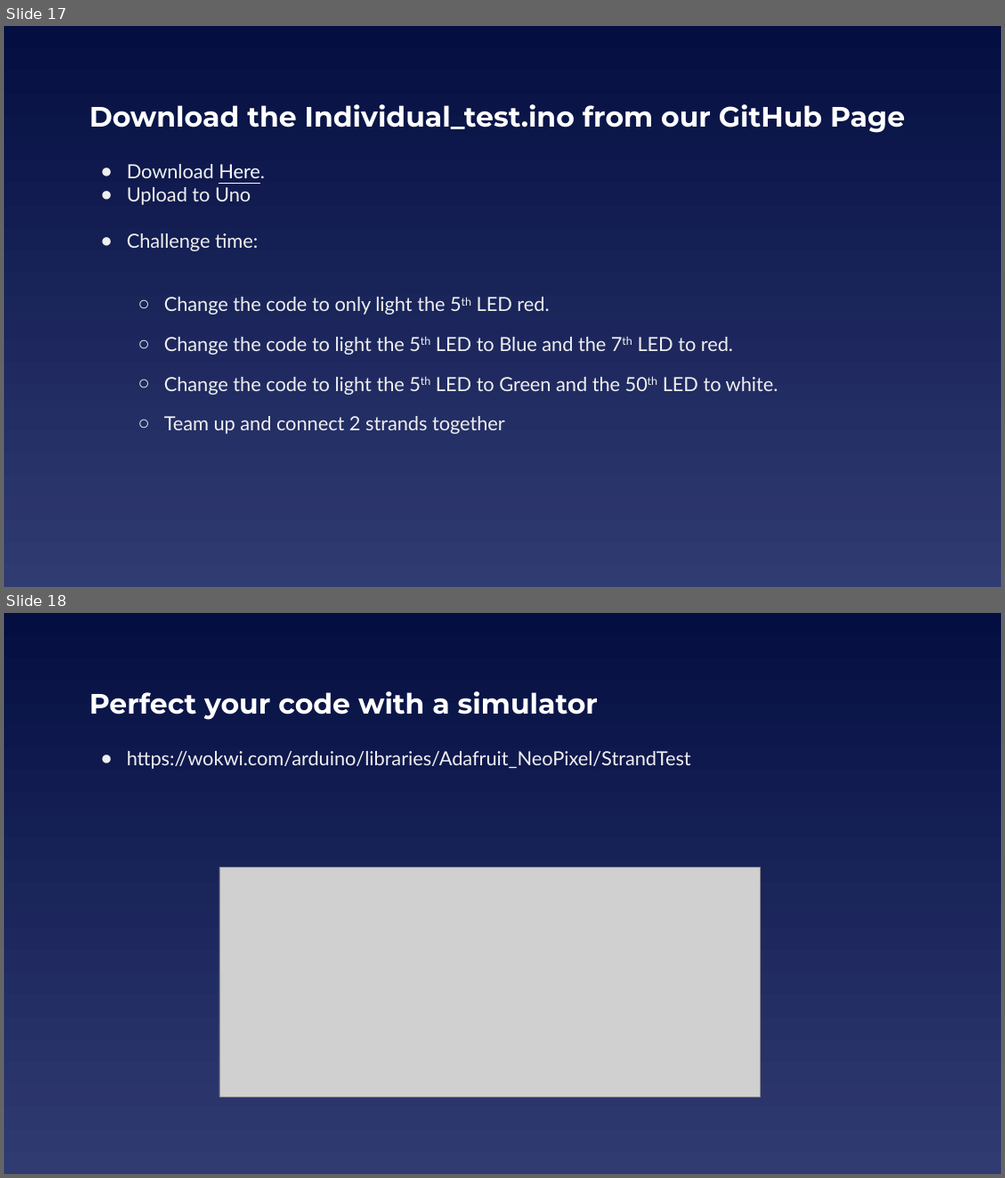
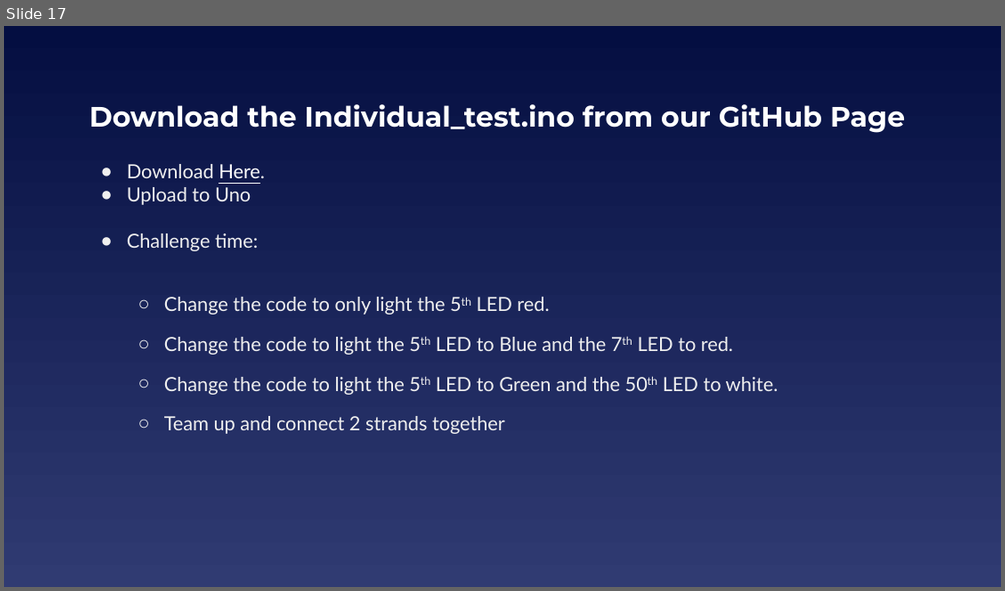
Before and after one commit to EELabMan/NeoPixels, a slide deck: NeoPixels.pptx. Shown one above the other, each under a label of ours: slides 17 and 18 before the commit, slide 17 after it. The pictures are 1005x1178 and 1005x591 pixels, drawn with LibreOffice and Linux fonts; fonts in the diff are those of the drawing; grey boxes stand for pictures. Boxes give left, top, right and bottom in pixels: in the first picture for what was removed or moved away, otherwise in the second. Text is boxed around its words. In the diff, an @@ line names an element or a change of style, - is before the commit and + after.

```diff
--- a/NeoPixels.pptx
+++ b/NeoPixels.pptx
@@ slide 18 removed at [4,613,1001,1174], background gradient #040E41 to #303B72 @@
@@ title removed at [89,691,598,720] @@
-Perfect your code with a simulator
@@ text removed at [127,751,691,769] @@
-● https://wokwi.com/arduino/libraries/Adafruit_NeoPixel/StrandTest
@@ picture removed at [219,867,760,1096] @@
```
Also in this commit, not shown: 5 slides changed, 1 slide added.
